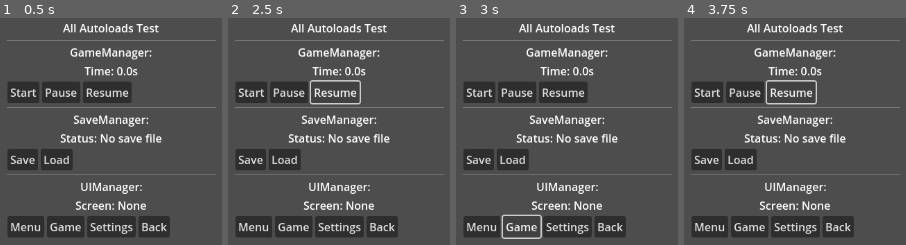
Above: before the commit, frames 1-4 (left to right).
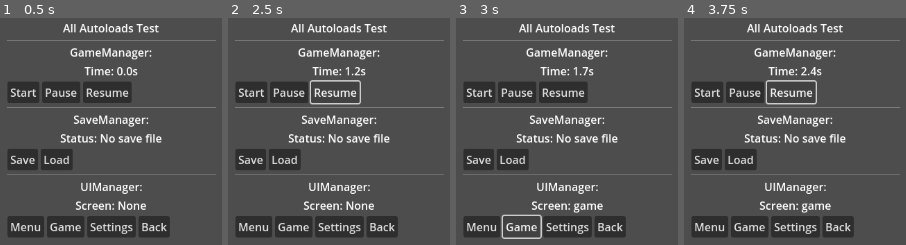
Above: after the commit, the same moments.

Repository: aaronleebrooks/AlienHotDogFoodTruck
Game: Godot game, scene res://scenes/test/test_all_autoloads.tscn
Two runs of this game, one before a commit and one after it. Both use one fixed random seed, a clock stepped at 60 frames per second and the inputs below. Before the commit the project has no main scene; this scene is started directly in both runs.
Inputs:
- Up to frame 1 (0.5 s): no input
- Up to frame 2 (2.5 s): click "Start" at 0.5 s; click "Start" at 1.25 s; click "Resume" at 2 s
- Up to frame 3 (3 s): click "Game" at 2.75 s
- Up to frame 4 (3.75 s): click "Resume" at 3.5 s

Frame 1 is identical in both runs. In frame 2, 0.1% of the frame differs, in the area x 52-60%, y 21-26%; in frame 3, 0.5%, in the area x 52-67%, y 21-86%; in frame 4, 0.5%.
Error before the commit: Parse Error: Class "GameManager" hides an autoload singleton. (res://scripts/autoload/game_manager.gd:2)

Commit message:
Fix autoload class_name conflicts - remove class_name declarations from autoload scripts

Diff:
--- a/project.godot
+++ b/project.godot
@@ -11,6 +11,7 @@
 [application]
 
 config/name="HotDogPrinter"
+run/main_scene="uid://bqxvn8yqxqxqx"
 config/features=PackedStringArray("4.4", "GL Compatibility")
 config/icon="res://icon.svg"
 
--- a/scenes/test/test_all_autoloads.tscn
+++ b/scenes/test/test_all_autoloads.tscn
@@ -1,12 +1,14 @@
 [gd_scene load_steps=2 format=3 uid="uid://bqxvn8yqxqxqx"]
 
-[ext_resource type="Script" path="res://scripts/test/test_all_autoloads.gd" id="1_0x0x0"]
+[ext_resource type="Script" uid="uid://duwvu8cswjj4d" path="res://scripts/test/test_all_autoloads.gd" id="1_0x0x0"]
 
 [node name="TestAllAutoloads" type="Control"]
 layout_mode = 3
 anchors_preset = 15
 anchor_right = 1.0
 anchor_bottom = 1.0
+grow_horizontal = 2
+grow_vertical = 2
 script = ExtResource("1_0x0x0")
 
 [node name="VBoxContainer" type="VBoxContainer" parent="."]
@@ -20,6 +22,8 @@
 offset_top = -200.0
 offset_right = 150.0
 offset_bottom = 200.0
+grow_horizontal = 2
+grow_vertical = 2
 
 [node name="TitleLabel" type="Label" parent="VBoxContainer"]
 layout_mode = 2
--- a/scripts/autoload/game_manager.gd
+++ b/scripts/autoload/game_manager.gd
@@ -1,5 +1,4 @@
 extends Node
-class_name GameManager
 
 ## Simple GameManager autoload for basic game state management
 
--- a/scripts/autoload/save_manager.gd
+++ b/scripts/autoload/save_manager.gd
@@ -1,5 +1,4 @@
 extends Node
-class_name SaveManager
 
 ## Simple SaveManager autoload for basic save/load functionality
 
--- a/scripts/autoload/ui_manager.gd
+++ b/scripts/autoload/ui_manager.gd
@@ -1,5 +1,4 @@
 extends Node
-class_name UIManager
 
 ## Simple UIManager autoload for basic UI management
 
Not shown, added: scripts/autoload/game_manager.gd.uid
Not shown, added: scripts/autoload/save_manager.gd.uid
Not shown, added: scripts/autoload/ui_manager.gd.uid
Not shown, added: scripts/test/test_all_autoloads.gd.uid
Not shown, added: scripts/test/test_game_manager.gd.uid
